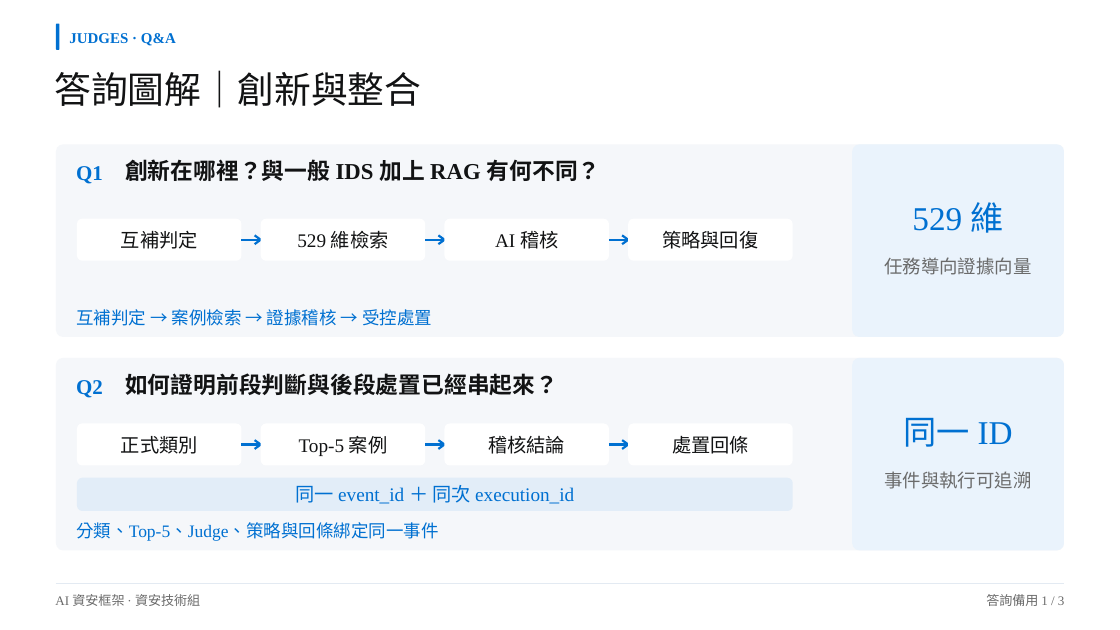
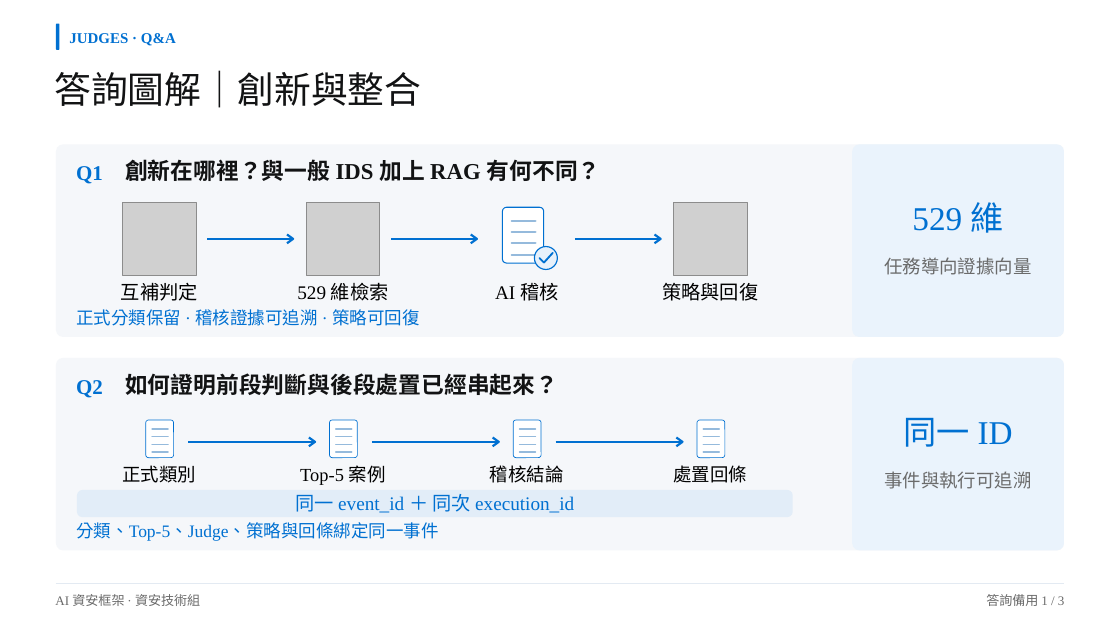
Before and after one commit to Lily09-project/innoserve-competition, a slide deck: slide 10 of deliverables/決賽簡報_AI資安框架.pptx. Drawn at 1120x630 pixels with LibreOffice and Linux fonts; fonts in the diff are those of the drawing; grey boxes stand for pictures. Boxes give left, top, right and bottom in pixels: in the first picture for what was removed or moved away, otherwise in the second. Text is boxed around its words. In the diff, an @@ line names an element or a change of style, - is before the commit and + after.

```diff
--- a/deliverables/決賽簡報_AI資安框架.pptx
+++ b/deliverables/決賽簡報_AI資安框架.pptx
@@ rounded rectangle: place and size @@
-rounded rectangle at [444,218,609,260]
+rounded rectangle at [502,208,544,263]
@@ rounded rectangle at [502,208,544,263]: outline none to #0070D1 0.89 pt; proportions changed @@
@@ rounded rectangle removed at [77,218,242,260] @@
@@ freeform shape: place and size @@
-freeform shape at [242,239,261,240]
+freeform shape at [208,239,293,239]
@@ rounded rectangle removed at [260,218,425,260] @@
@@ 3 freeform shapes: place and size @@
-3 freeform shapes at [255,235,628,244]
+3 freeform shapes at [287,234,660,243]
@@ freeform shape: place and size @@
-freeform shape at [425,239,444,240]
+freeform shape at [392,239,477,239]
@@ freeform shape: place and size @@
-freeform shape at [609,239,628,240]
+freeform shape at [575,239,660,239]
@@ rounded rectangle removed at [628,218,793,260] @@
@@ 4 texts: place and size @@
-4 texts at [121,230,759,249]
+4 texts at [121,282,759,301]
@@ text colour #121314 to #000000 in 4 elements at [121,283,198,301], [297,282,389,301], [495,283,558,301], [663,283,759,301] @@
@@ text at [76,309,419,326]: text changed @@
-互補判定 → 案例檢索 → 證據稽核 → 受控處置
+正式分類保留 · 稽核證據可追溯 · 策略可回復
@@ rounded rectangle: place and size @@
-rounded rectangle at [77,423,242,465]
+rounded rectangle at [146,420,174,458]
@@ freeform shape: place and size @@
-freeform shape at [242,444,261,445]
+freeform shape at [188,442,315,443]
@@ 3 freeform shapes: place and size @@
-3 freeform shapes at [255,440,628,449]
+3 freeform shapes at [309,438,682,446]
@@ rounded rectangle: place and size @@
-rounded rectangle at [260,423,425,465]
+rounded rectangle at [329,420,357,458]
@@ freeform shape: place and size @@
-freeform shape at [425,444,444,445]
+freeform shape at [372,442,499,443]
@@ rounded rectangle: place and size @@
-rounded rectangle at [444,423,609,465]
+rounded rectangle at [513,420,541,458]
@@ freeform shape: place and size @@
-freeform shape at [609,444,628,445]
+freeform shape at [555,442,682,443]
@@ outline none to #0070D1 0.6 pt; proportions changed in 4 elements at [146,420,174,458], [329,420,357,458], [513,420,541,458], [697,420,725,458] @@
@@ rounded rectangle: place and size @@
-rounded rectangle at [628,423,793,465]
+rounded rectangle at [697,420,725,458]
@@ size 16.5 to 15.8 pt, text colour #121314 to #000000 in 4 elements at [122,465,196,483], [674,465,748,483], [490,465,564,483], [300,465,386,485] @@
@@ text "Top-5 案例": place and size @@
-text "Top-5 案例" at [299,436,387,456]
+text "Top-5 案例" at [300,465,386,485]
@@ 3 texts: place and size @@
-3 texts at [121,436,749,454]
+3 texts at [122,465,748,483]
@@ group added at [123,202,748,453]: 22 freeform shapes, 3 pictures, 1 ellipse @@
@@ rounded rectangle: place and size @@
-rounded rectangle at [77,478,793,512]
+rounded rectangle at [77,490,793,517]
@@ rounded rectangle at [77,490,793,517]: proportions changed @@
@@ text "同一 event_id ＋ 同次 execution_id": place and size @@
-text "同一 event_id ＋ 同次 execution_id" at [296,485,574,504]
+text "同一 event_id ＋ 同次 execution_id" at [296,494,574,513]
```
Also in this commit, not shown: 8 other slides changed, 16 other files.
